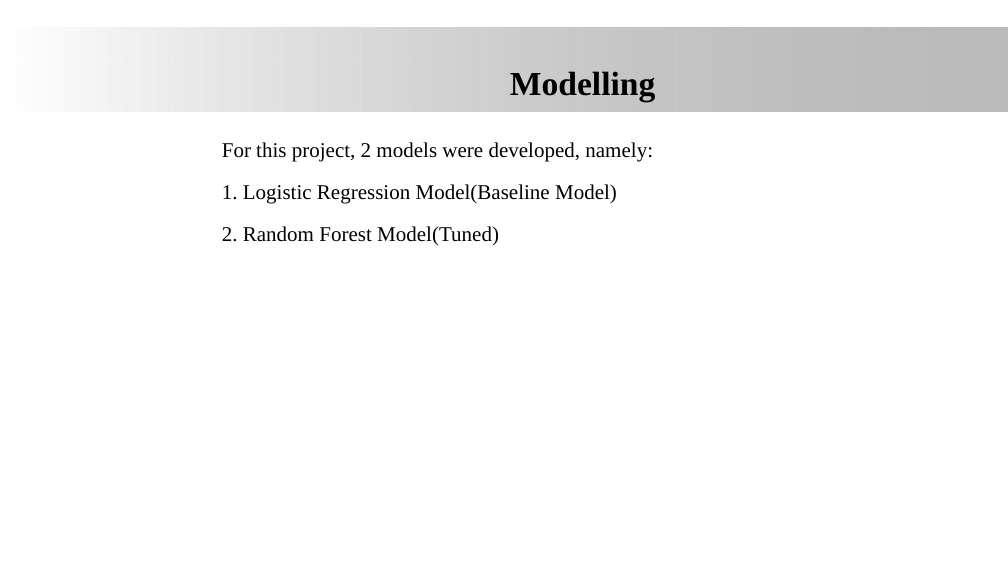
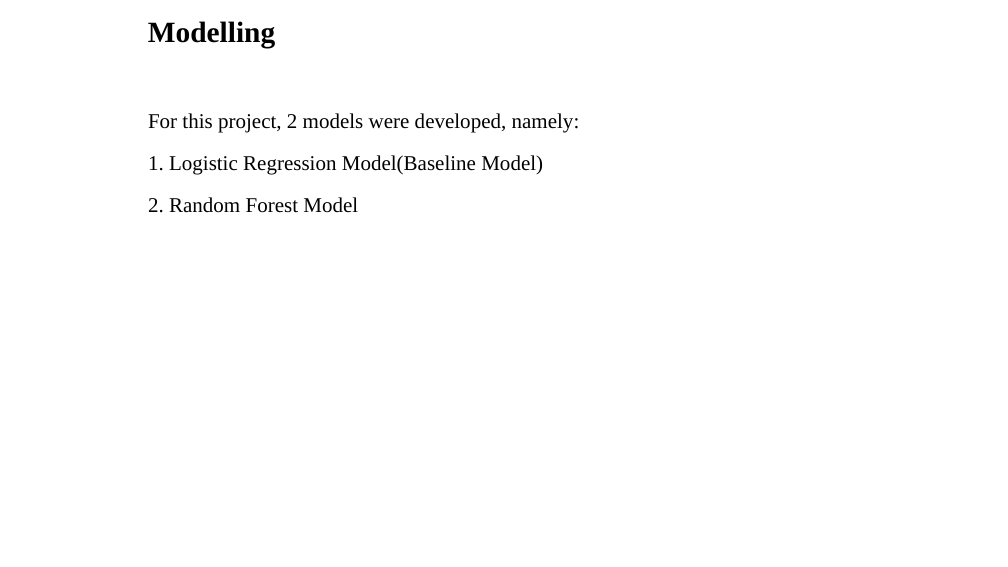
Before and after one commit to James-tech4/JAMES-DSPT08-PHASE-4-PROJECT, a slide deck: slide 10 of presentation.pptx. Drawn at 1008x567 pixels with LibreOffice and Linux fonts; fonts in the diff are those of the drawing; background and template pictures are left out. Boxes give left, top, right and bottom in pixels: in the first picture for what was removed or moved away, otherwise in the second. Text is boxed around its words. In the diff, an @@ line names an element or a change of style, - is before the commit and + after.

```diff
--- a/presentation.pptx
+++ b/presentation.pptx
@@ rectangle removed at (0, 27, 1008, 110) @@
@@ title "Modelling": place and size @@
-title "Modelling" at (510, 71, 656, 102)
+title "Modelling" at (148, 21, 275, 48)
@@ title "Modelling" at (148, 21, 275, 48): size 32 to 28 pt; alignment centre to left @@
@@ text "For this project, 2 models ...": place and size @@
-text "For this project, 2 models ..." at (222, 142, 653, 245)
+text "For this project, 2 models ..." at (148, 113, 580, 213)
@@ text at (148, 197, 358, 213): text changed @@
-2. Random Forest Model(Tuned)
+2. Random Forest Model
```
Also in this commit, not shown: 16 other slides changed, 1 slide removed.
